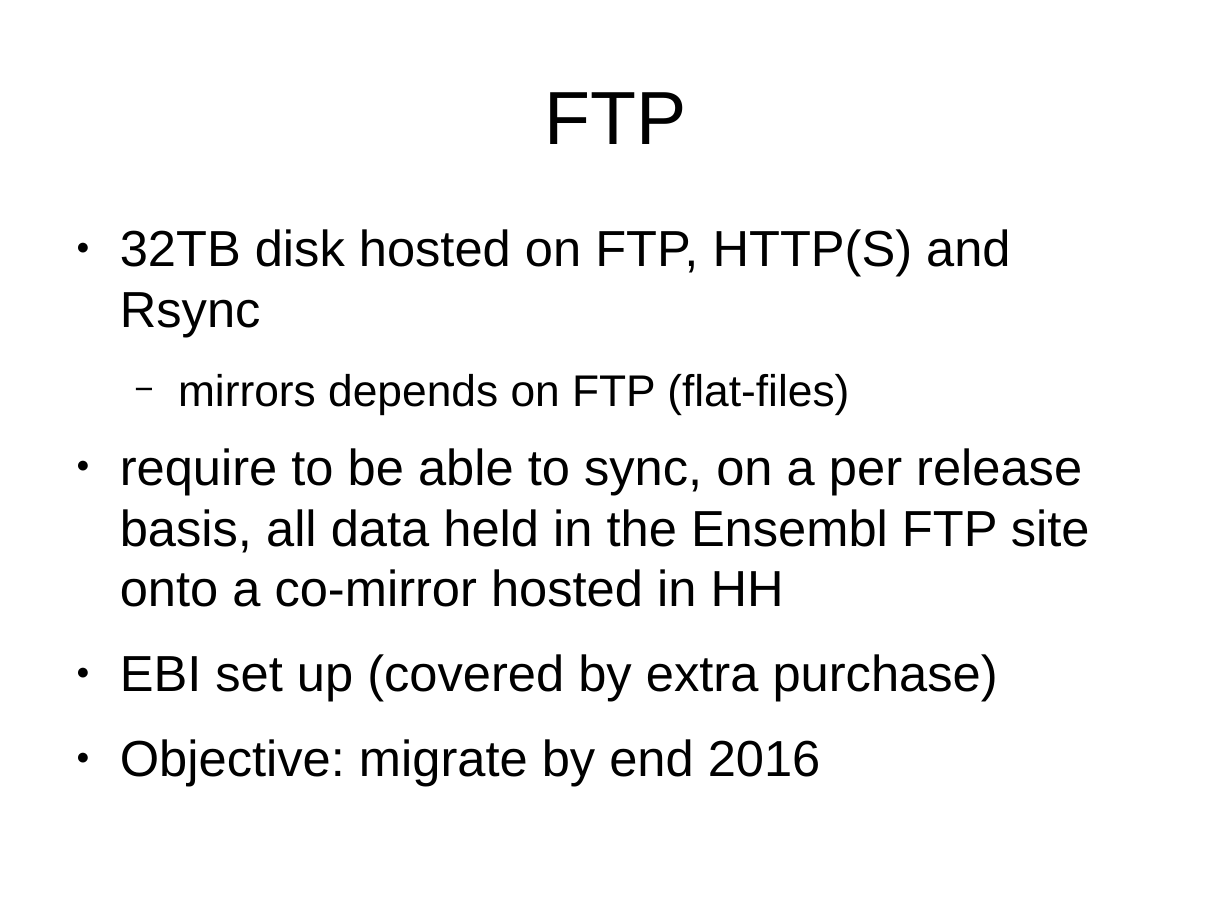
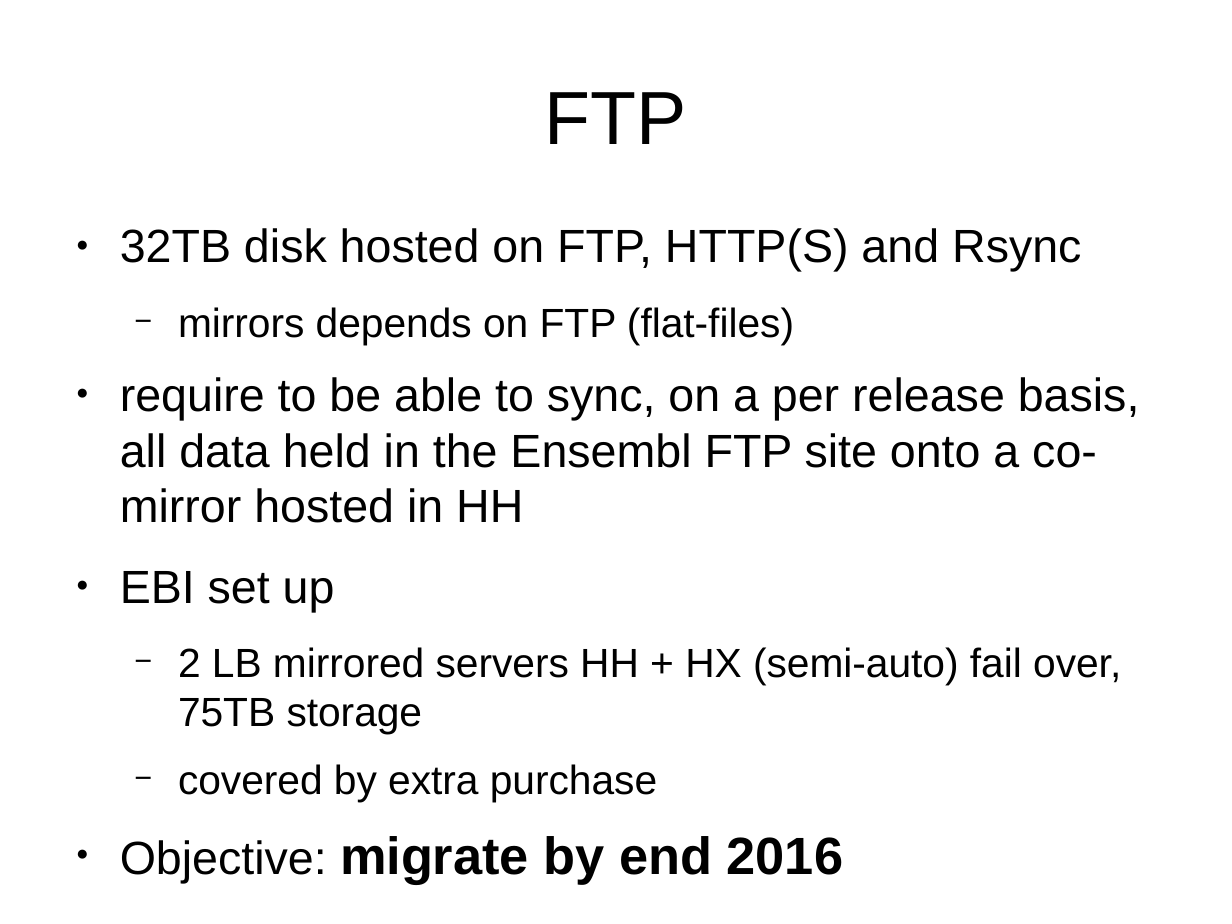
Before and after one commit to avullo/ensembl-migration-pm, a slide deck: slide 21 of data-review-10-16/talk.odp. Drawn at 1232x924 pixels with LibreOffice and Linux fonts; fonts in the diff are those of the drawing; background and template pictures are left out. Boxes give left, top, right and bottom in pixels: in the first picture for what was removed or moved away, otherwise in the second. Text is boxed around its words. In the diff, an @@ line names an element or a change of style, - is before the commit and + after.

```diff
--- a/data-review-10-16/talk.odp
+++ b/data-review-10-16/talk.odp
@@ text at (120,228,1140,884): size 29.6 to 27.2 pt in "32TB disk hosted on FTP, HTTP(S) and ...", "require to be able to sync, on ...", "Objective:"; size 25.9 to 23.8 pt in "mirrors depends on FTP (flat-files)"; size 29.6 to 30.6 pt, bold on in "migrate by end 2016" @@
@@ text at (120,571,1121,802): text changed; size 29.6 to 23.8 pt @@
-● EBI set up (covered by extra purchase)
+● EBI set up
+  − 2 LB mirrored servers HH + HX (semi-auto) fail over, 75TB storage
+  − covered by extra purchase
```
Also in this commit, not shown: 9 other slides changed, 3 slides added, 1 slide removed.
